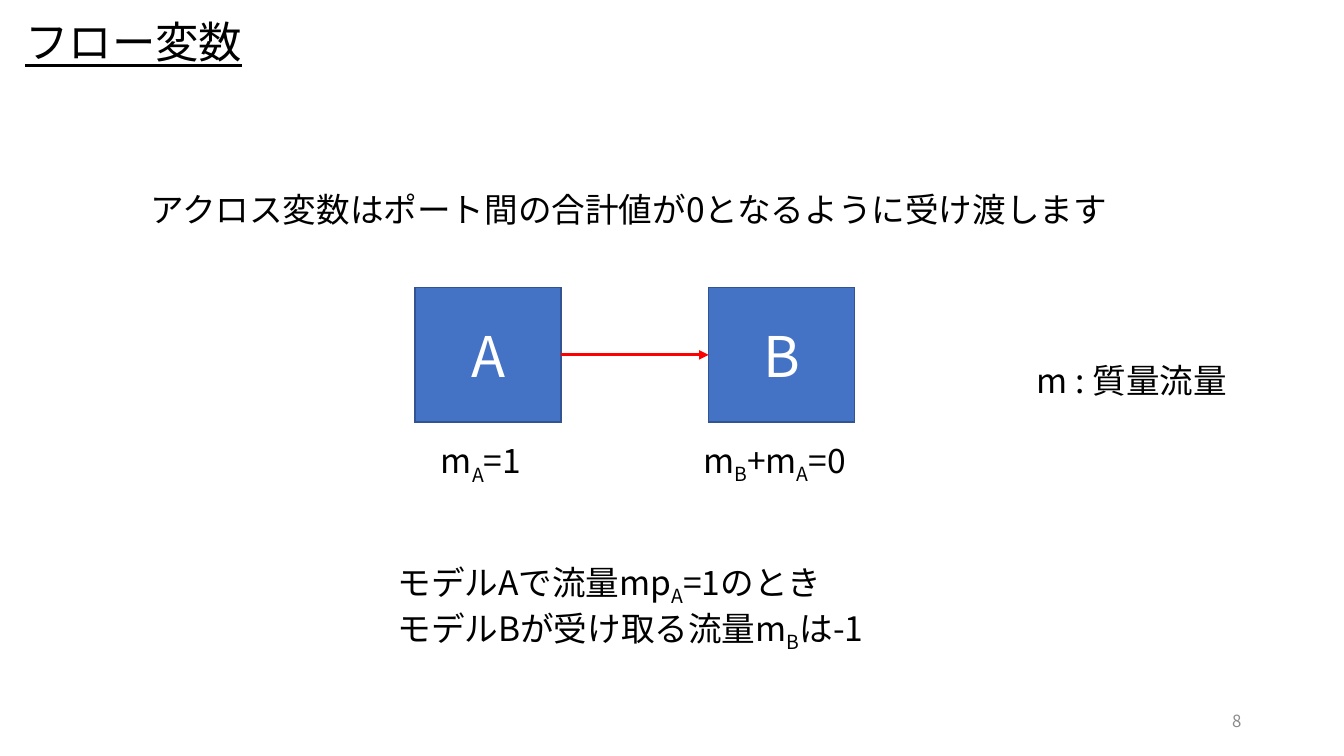
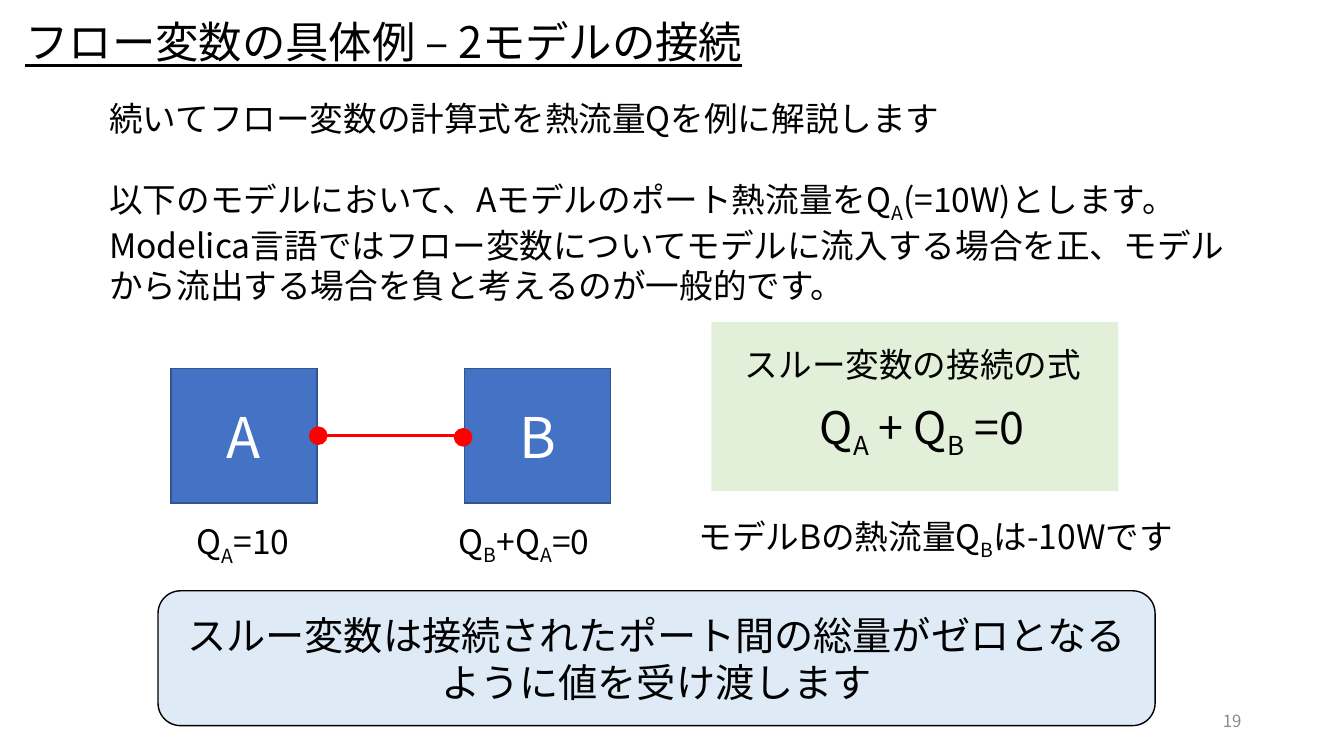
Before and after one commit to UedaShigenori/OpenModelica_Tutorials_Ja, a slide deck: slide 19 of Dev/7_PhysicsDomainModel/OpenModelica_Tutorials_7_PlantModel.pptx (slide 8 before the commit). Drawn at 1344x756 pixels with LibreOffice and Linux fonts; fonts in the diff are those of the drawing. Boxes give left, top, right and bottom in pixels: in the first picture for what was removed or moved away, otherwise in the second. Text is boxed around its words. In the diff, an @@ line names an element or a change of style, - is before the commit and + after.

Commit message:
作成中のプラントモデル資料をアップ

```diff
--- a/Dev/7_PhysicsDomainModel/OpenModelica_Tutorials_7_PlantModel.pptx
+++ b/Dev/7_PhysicsDomainModel/OpenModelica_Tutorials_7_PlantModel.pptx
@@ text at (25,21,742,67): text changed @@
-フロー変数
+フロー変数の具体例 – 2モデルの接続
@@ text at (109,102,1224,301): text changed @@
-アクロス変数はポート間の合計値が0となるように受け渡します
+続いてフロー変数の計算式を熱流量Qを例に解説します
+以下のモデルにおいて、Aモデルのポート熱流量をQA(=10W)とします。Modelica言語ではフロー変数についてモデルに流入する場合を正、モデルから流出する場合を負と考えるのが一般的です。
@@ rectangle added at (712,322,1119,491), fill #E2F0D9 @@
@@ text added at (745,348,1081,380), 24 pt, text #000000 @@
+スルー変数の接続の式
@@ text removed at (1037,364,1226,396) @@
-m : 質量流量
@@ text added at (974,411,1024,445), 32 pt, text #000000 @@
+QA + QB =0
@@ ellipse added at (310,427,327,445), fill #FF0000, outline #FF0000 1 pt @@
@@ 2 rectangles, 1 line: place and size @@
-2 rectangles, 1 line at (415,287,855,422)
+2 rectangles, 1 line at (171,368,611,503)
@@ arrow (317, 436) - (465, 436): arrow to line @@
@@ ellipse added at (455,429,472,446), fill #FF0000, outline #FF0000 1 pt @@
@@ text at (233,529,289,555): text changed @@
-mA=1
+QA=10
@@ text at (552,529,589,555): text changed @@
-mB+mA=0
+QB+QA=0
@@ text at (699,520,1173,555): text changed @@
-モデルAで流量mpA=1のとき
-モデルBが受け取る流量mBは-1
+モデルBの熱流量QBは-10Wです
@@ rounded rectangle added at (158,591,1155,726), fill #DEEBF7, outline #000000 1 pt, 28 pt, text #000000 @@
+スルー変数は接続されたポート間の総量がゼロとなるように値を受け渡します
@@ page number at (1223,714,1242,727): text changed @@
-8
+19
```
Also in this commit, not shown: 6 other slides changed, 60 slides added, 1 slide removed.
